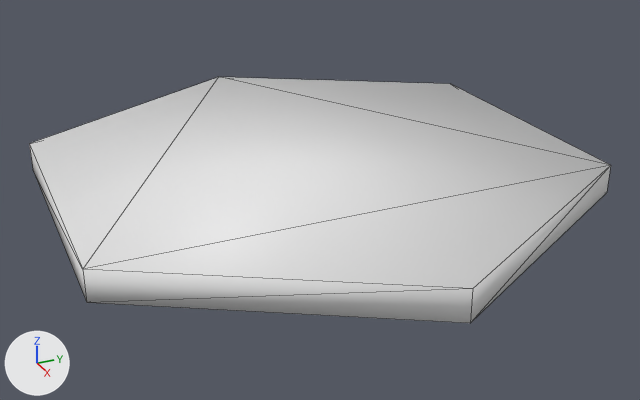
Renders of the FBX model Assets/Yoinked Stuff/Hextiles/Meshes/HexTop_Pasture.fbx from each side of a commit.
Rendered twice from a 50 mm camera at (1.297, -0.567, 0.564) aimed at (0.027, 0.004, -0.071). Lighting does not change. The marker at lower left points along +X, +Y and +Z. Mesh edges are drawn as thin lines. Materials are left out; every surface is plain grey. Where no turn or scale is listed for an object, it has been applied to the vertices.

Names of what the first picture shows: 'HexTop_Pasture'.
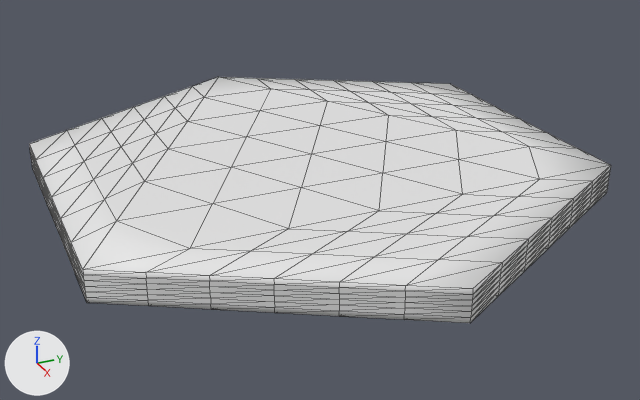
Changed parts and their boxes (x1, y1, x2, y2) in the pictures (640 x 400 px):
```json
{"part": 1, "of": "me_mesh", "change": "added", "after": [29, 77, 611, 323]}
```

Edits to the scene script, one JSON object a line:
```json
{"block": "me_mesh", "where": "# used by ob_hextop_pasture; location = (0.0, 0.0, 0.0)"}
{"op": "remove", "block": "me_mesh", "code": "me_mesh.from_pydata(...)  # 12 vertices, 20 faces; spans x -0.5..0.5, y -0.433..0.433, z -0.045..0.005"}
{"op": "add", "block": "me_mesh", "code": "me_mesh.from_pydata(...)  # 362 vertices, 720 faces; spans x -0.5..0.5, y -0.433..0.433, z -0.045..0.005"}
{"block": "me_mesh", "change": "me_mesh part 1: 350 vertices added at x -0.5..0.5, y -0.433..0.433, z -0.045..0.005"}
{"block": "me_mesh", "change": "me_mesh part 2: the surface is now shaded flat"}
```
